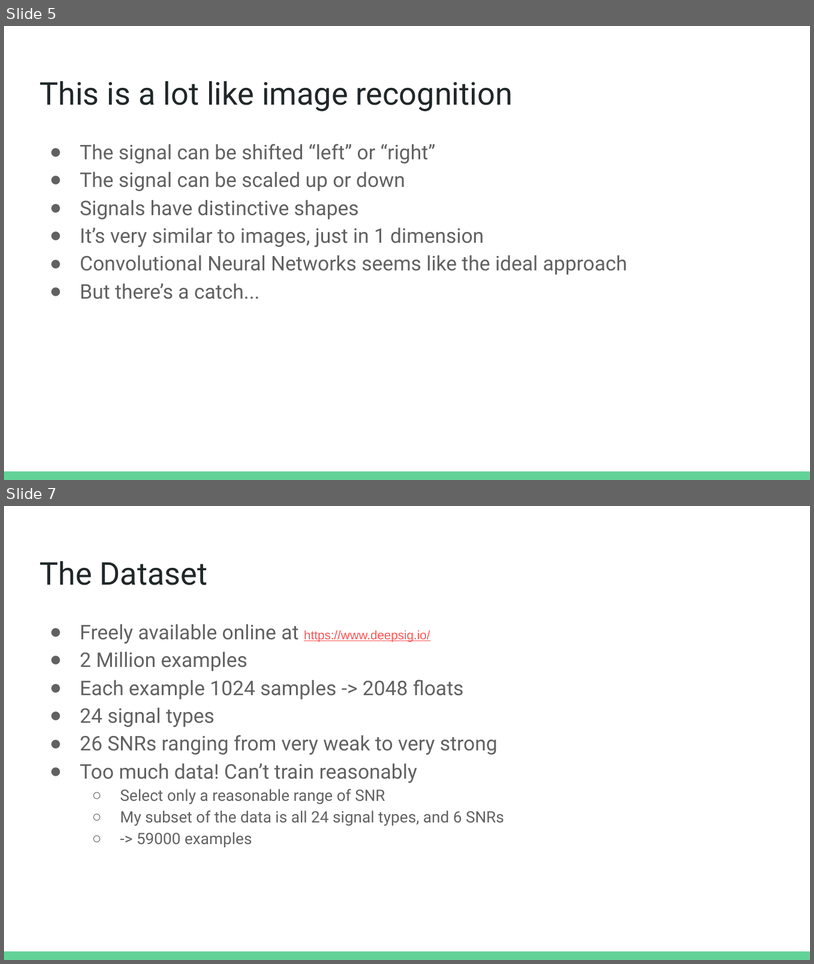
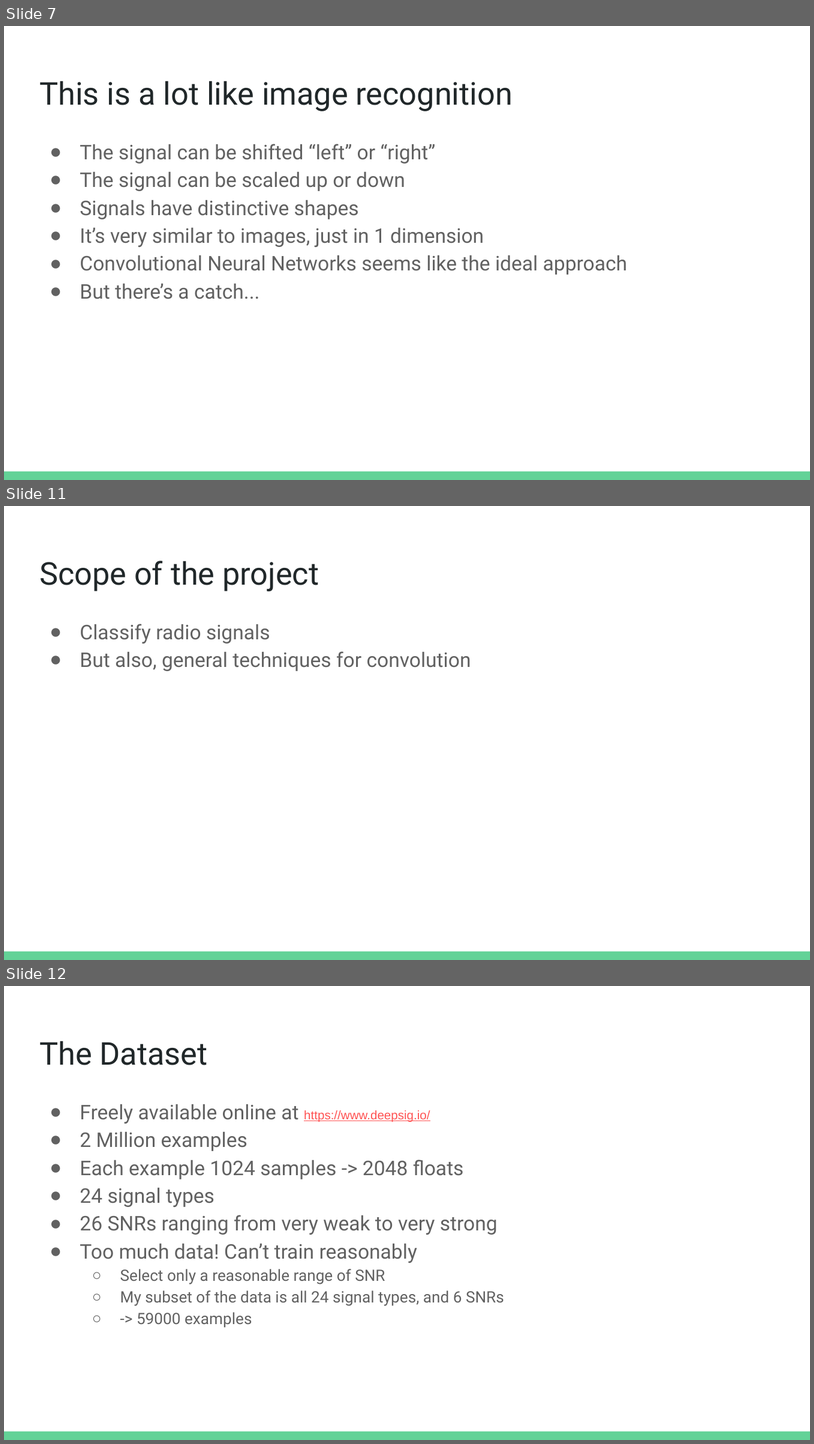
Before and after one commit to stevester94/CSC219_SigChar, a slide deck: presentation/Radio Signal Characterization.pptx. Shown one above the other, each under a label of ours: slides 5 and 7 before the commit, slides 7, 11 and 12 after it; the slides between them are not shown. The pictures are 814x964 and 814x1444 pixels, drawn with LibreOffice and Linux fonts; fonts in the diff are those of the drawing. Boxes give left, top, right and bottom in pixels: in the first picture for what was removed or moved away, otherwise in the second. Text is boxed around its words. In the diff, an @@ line names an element or a change of style, - is before the commit and + after.

```diff
--- a/presentation/Radio Signal Characterization.pptx
+++ b/presentation/Radio Signal Characterization.pptx
@@ slide 11 added at box(4, 506, 810, 960), background #FFFFFF; not listed: 1 template element that a slide beside it also shows @@
@@ title added at box(39, 561, 319, 591), 28 pt, text #202729 @@
+Scope of the project
@@ text added at box(80, 624, 471, 671), 18 pt, text #616161 @@
+● Classify radio signals
+● But also, general techniques for convolution
@@ what was slide 5 is now slide 7 @@
@@ what was slide 7 is now slide 12 @@
```
Also in this commit, not shown: 5 slides changed, 4 other slides added, 3 other files.
